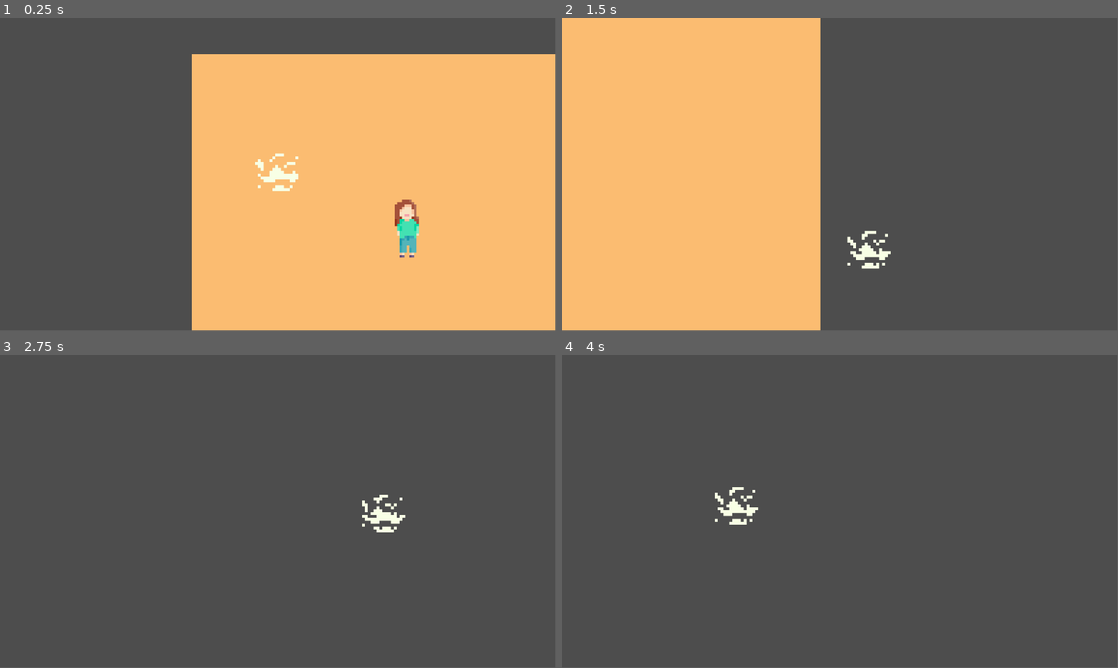
Above: before the commit, frames 1-4 (two rows, left to right).
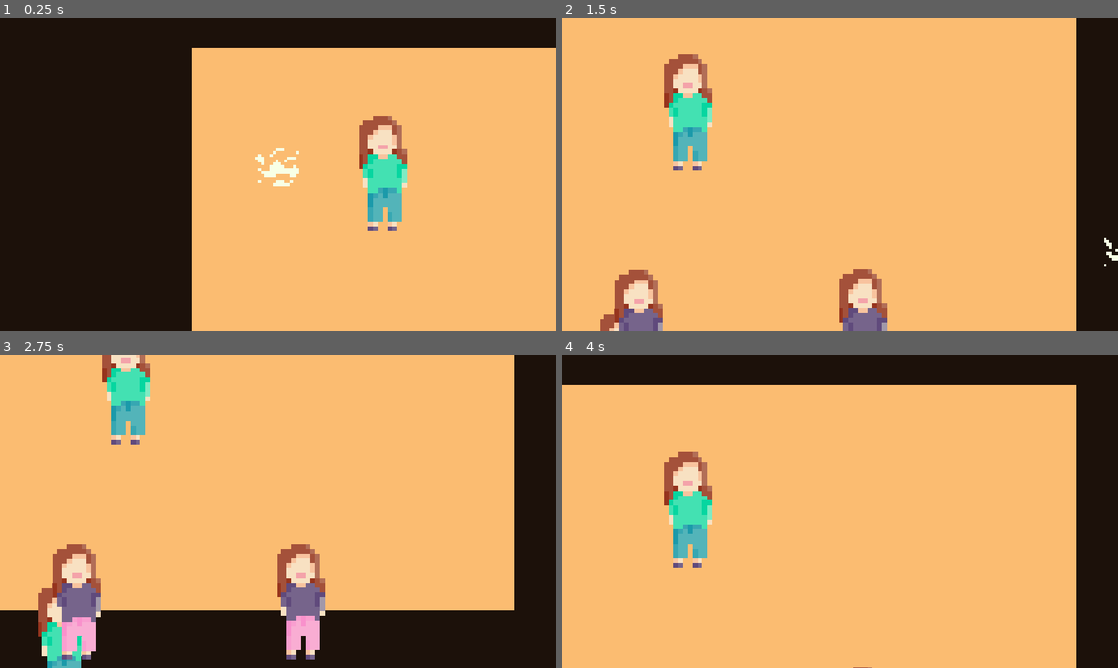
Above: after the commit, the same moments.

Repository: SafiaEzzahir/whisper
Game: Godot game, scene res://components/houses/inside_house.tscn
The game is run twice, just before and just after one commit, with the same random seed, the same clock (stepped at 60 frames per second) and the same inputs. This scene is started directly instead of the project's main scene.
Inputs:
- Up to frame 1 (0.25 s): no input
- Up to frame 2 (1.5 s): tap Enter at 0.5 s; hold D (right) 0.53-1.28 s; tap Alt at 0.6 s; hold S (down) from 1.28 s (still down); tap Shift at 1.35 s
- Up to frame 3 (2.75 s): release S (down) at 2.03 s; hold D (right) from 2.03 s (still down); tap Alt at 2.1 s
- Up to frame 4 (4 s): release D (right) at 2.78 s; hold Up (up) 2.78-3.53 s; tap Shift at 2.85 s; hold A (left) from 3.53 s (still down); tap Alt at 3.6 s
In our replay, the window is 799x449 before the commit and 800x450 after it. These sizes can differ from the game's own. Grey fills any space a smaller window leaves; there, only what the larger window draws over its background counts as a difference.

The runs differ from the first frame. In frame 1, 46% of the frame differs, in the area x 0-100%, y 0-100%; in frame 2, 58%; in frame 3, 100%; in frame 4, 100%.

Commit message:
Add npcs and let them be generatedddd

Diff:
--- a/components/characters/npc.tscn
+++ b/components/characters/npc.tscn
@@ -1,20 +1,28 @@
 [gd_scene format=3 uid="uid://dnwg0yh8ew0li"]
 
 [ext_resource type="Texture2D" uid="uid://groqkie3dk6o" path="res://art/npc2.png" id="1_r4nbi"]
+[ext_resource type="Script" uid="uid://ba3kdig85y0ai" path="res://scripts/npc.gd" id="1_vsdlh"]
 
-[sub_resource type="RectangleShape2D" id="RectangleShape2D_vsdlh"]
-size = Vector2(51, 121)
+[sub_resource type="RectangleShape2D" id="RectangleShape2D_r4nbi"]
+size = Vector2(101, 240)
 
 [node name="npc" type="Node" unique_id=243662007]
+script = ExtResource("1_vsdlh")
 
-[node name="body" type="RigidBody2D" parent="." unique_id=441381709]
-position = Vector2(446, 362)
+[node name="body" type="Area2D" parent="." unique_id=992639565]
+z_index = 1
+collision_layer = 2
+collision_mask = 2
+
+[node name="CollisionShape2D" type="CollisionShape2D" parent="body" unique_id=1708430527]
+position = Vector2(-0.5, 0)
+shape = SubResource("RectangleShape2D_r4nbi")
 
 [node name="sprite" type="Sprite2D" parent="body" unique_id=1417252550]
 texture_filter = 1
-scale = Vector2(5, 5)
+position = Vector2(-2.3841858e-07, -2.3841858e-07)
+scale = Vector2(10, 10)
 texture = ExtResource("1_r4nbi")
 
-[node name="CollisionShape2D" type="CollisionShape2D" parent="body" unique_id=680032139]
-position = Vector2(-0.5, 0.5)
-shape = SubResource("RectangleShape2D_vsdlh")
+[connection signal="body_entered" from="body" to="." method="_on_body_entered"]
+[connection signal="body_exited" from="body" to="." method="_on_body_exited"]
--- /dev/null
+++ b/components/characters/npc_stat_label.tscn
@@ -0,0 +1,9 @@
+[gd_scene format=3 uid="uid://dxt8j7qi34dpo"]
+
+[node name="npc_stat_label" type="Label" unique_id=263858461]
+anchors_preset = 15
+anchor_right = 1.0
+anchor_bottom = 1.0
+grow_horizontal = 2
+grow_vertical = 2
+text = "[name]: points"
--- /dev/null
+++ b/components/characters/npc_stats.tscn
@@ -0,0 +1,11 @@
+[gd_scene format=3 uid="uid://baadifnmgisf0"]
+
+[ext_resource type="Script" uid="uid://cl2cwhjckkoix" path="res://scripts/npc_stats.gd" id="1_0nd5c"]
+
+[node name="npc_stats" type="Node" unique_id=1234027666]
+script = ExtResource("1_0nd5c")
+
+[node name="top" type="Label" parent="." unique_id=96384885]
+offset_right = 40.0
+offset_bottom = 23.0
+text = "friendship levels"
--- a/components/houses/inside_house.tscn
+++ b/components/houses/inside_house.tscn
@@ -1,8 +1,8 @@
 [gd_scene format=4 uid="uid://bq2a2dogcp3jf"]
 
 [ext_resource type="Texture2D" uid="uid://cogb26gja4t3v" path="res://art/tilemap1.png" id="1_qj8k5"]
+[ext_resource type="Script" uid="uid://bf3yygj8bukb" path="res://scripts/inside_house.gd" id="1_snvmt"]
 [ext_resource type="PackedScene" uid="uid://ddoxgtt0o2f10" path="res://components/player/player.tscn" id="2_gkkv1"]
-[ext_resource type="PackedScene" uid="uid://dnwg0yh8ew0li" path="res://components/characters/npc.tscn" id="3_o0qlx"]
 
 [sub_resource type="TileSetAtlasSource" id="TileSetAtlasSource_gkkv1"]
 texture = ExtResource("1_qj8k5")
@@ -12,6 +12,7 @@
 sources/0 = SubResource("TileSetAtlasSource_gkkv1")
 
 [node name="inside_house" type="Node" unique_id=1738551581]
+script = ExtResource("1_snvmt")
 
 [node name="TileMapLayer" type="TileMapLayer" parent="." unique_id=671362649]
 scale = Vector2(5, 5)
@@ -19,5 +20,3 @@
 tile_set = SubResource("TileSet_o0qlx")
 
 [node name="Player" parent="." unique_id=1843388218 instance=ExtResource("2_gkkv1")]
-
-[node name="npc" parent="." unique_id=243662007 instance=ExtResource("3_o0qlx")]
--- a/components/player/player.tscn
+++ b/components/player/player.tscn
@@ -50,6 +50,7 @@
 size = Vector2(95, 86)
 
 [node name="Player" type="CharacterBody2D" unique_id=1843388218]
+z_index = 2
 collision_layer = 3
 collision_mask = 3
 script = ExtResource("1_kfe3d")
@@ -68,5 +69,9 @@
 
 [node name="Camera2D" type="Camera2D" parent="." unique_id=1818113701]
 position = Vector2(178, 249)
+limit_left = -400
+limit_top = -63
+limit_right = 1286
+limit_bottom = 841
 position_smoothing_enabled = true
 position_smoothing_speed = 6.0
--- a/project.godot
+++ b/project.godot
@@ -13,7 +13,17 @@
 config/name="whisper"
 run/main_scene="uid://id1kd1mifbv8"
 config/features=PackedStringArray("4.6", "Mobile")
+boot_splash/bg_color=Color(0.10980392, 0.06666667, 0.039215688, 1)
+boot_splash/show_image=false
 config/icon="res://icon.svg"
+
+[autoload]
+
+Game="*uid://c5qkntt6q4l7x"
+
+[display]
+
+window/stretch/mode="canvas_items"
 
 [editor_plugins]
 
@@ -55,3 +65,4 @@
 
 rendering_device/driver.windows="d3d12"
 renderer/rendering_method="mobile"
+environment/defaults/default_clear_color=Color(0.10980392, 0.06666667, 0.039215688, 1)
--- /dev/null
+++ b/scenes/menu.tscn
@@ -0,0 +1,3 @@
+[gd_scene format=3 uid="uid://rjgsv3ttnrqw"]
+
+[node name="menu" type="Node" unique_id=1172754283]
--- a/scripts/game.gd
+++ b/scripts/game.gd
@@ -16,6 +16,7 @@
 ]
 
 var char_nodes = []
+var nodes_created = false
 
 func _ready() -> void:
 	# generate random seeeeeeedddddd
@@ -23,11 +24,9 @@
 	# generate correct order thingy
 	order = generate_order()
 
-	instantiate_char_sprite()
-
 func generate_order():
 	# generate the characters' friendships and stuff
-	chars = generate_chars()
+	var chars = generate_chars()
 
 func generate_chars():
 	for char in chars:
@@ -35,12 +34,22 @@
 			if other_char != char:
 				var other_char_name = other_char["name"]
 				char[other_char_name] = randi() % 6
-				print(char)
-			print(char)
-		print(char)
-	print(chars)
 
 func instantiate_char_sprite():
-	for i in chars:
-		var c = char_node.instantiate()
-		c.get_node("body/sprite").texture = char_images[randi() % 2]
+	if !nodes_created:
+		for i in Game.chars:
+			var c = char_node.instantiate()
+			c.get_node("body/sprite").texture = char_images[randi() % 2]
+			c.get_node("body").position = Vector2i(randi() % 1000, randi() % 1000)
+			c.npc_name = i["name"]
+			char_nodes.append(c)
+			add_child(c)
+		nodes_created = true
+	else:
+		for node in Game.char_nodes:
+			add_child(node)
+
+func disinstantiate_char_sprite():
+	print(Game.char_nodes)
+	for char_node in char_nodes:
+		remove_child(char_node)
--- /dev/null
+++ b/scripts/inside_house.gd
@@ -0,0 +1,4 @@
+extends Node
+
+func _ready() -> void:
+	Game.instantiate_char_sprite()
--- /dev/null
+++ b/scripts/npc.gd
@@ -0,0 +1,30 @@
+extends Node
+
+signal change_scene
+
+var time_since_entered = 0
+var counting = false
+
+var time_limit = 2
+
+var npc_name = "bob"
+
+func _process(delta: float):
+	if counting:
+		time_since_entered += delta
+		if time_since_entered >= time_limit:
+			enter_npc()
+			#get_tree().change_scene_to_file("res://scenes/game.tscn")
+			#Game.disinstantiate_char_sprite()
+
+
+func _on_body_entered(_body: Node2D) -> void:
+	counting = true
+
+
+func _on_body_exited(_body: Node2D) -> void:
+	counting = false
+	time_since_entered = 0
+
+func enter_npc():
+	pass
--- /dev/null
+++ b/scripts/npc_stats.gd
@@ -0,0 +1 @@
+extends Node
Not shown, added: scripts/inside_house.gd.uid
Not shown, added: scripts/npc.gd.uid
Not shown, added: scripts/npc_stats.gd.uid
